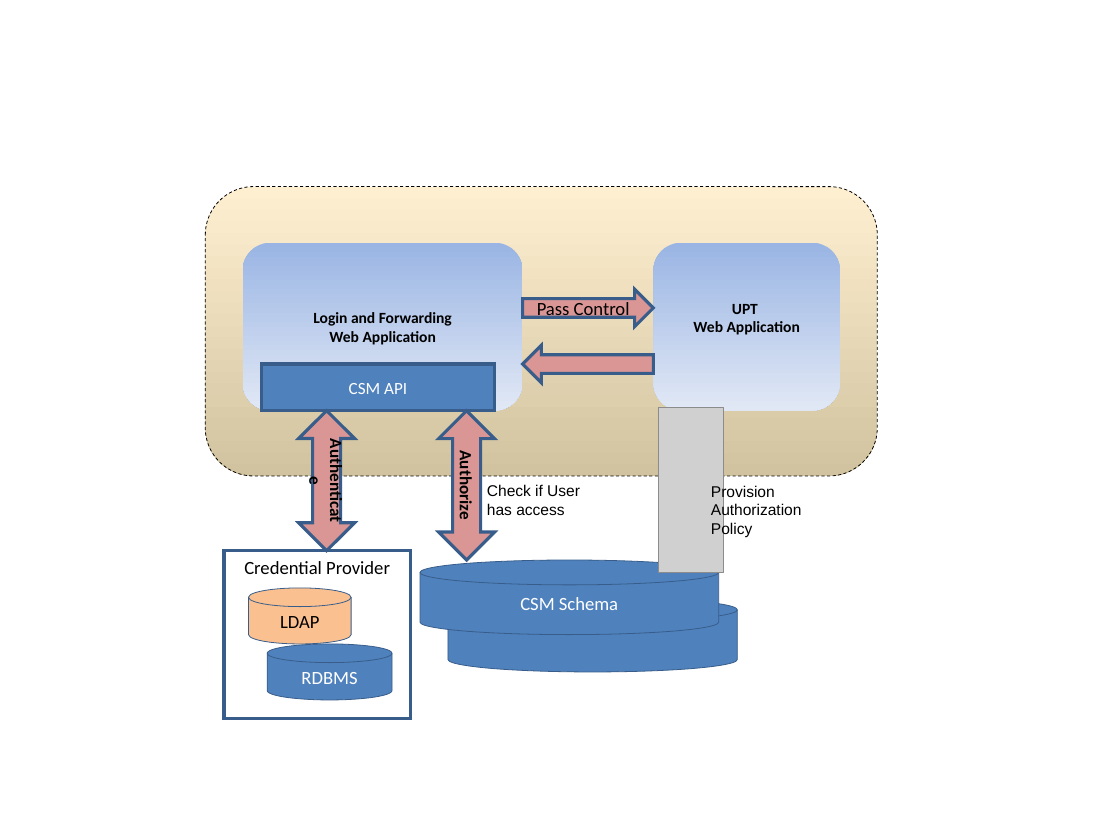
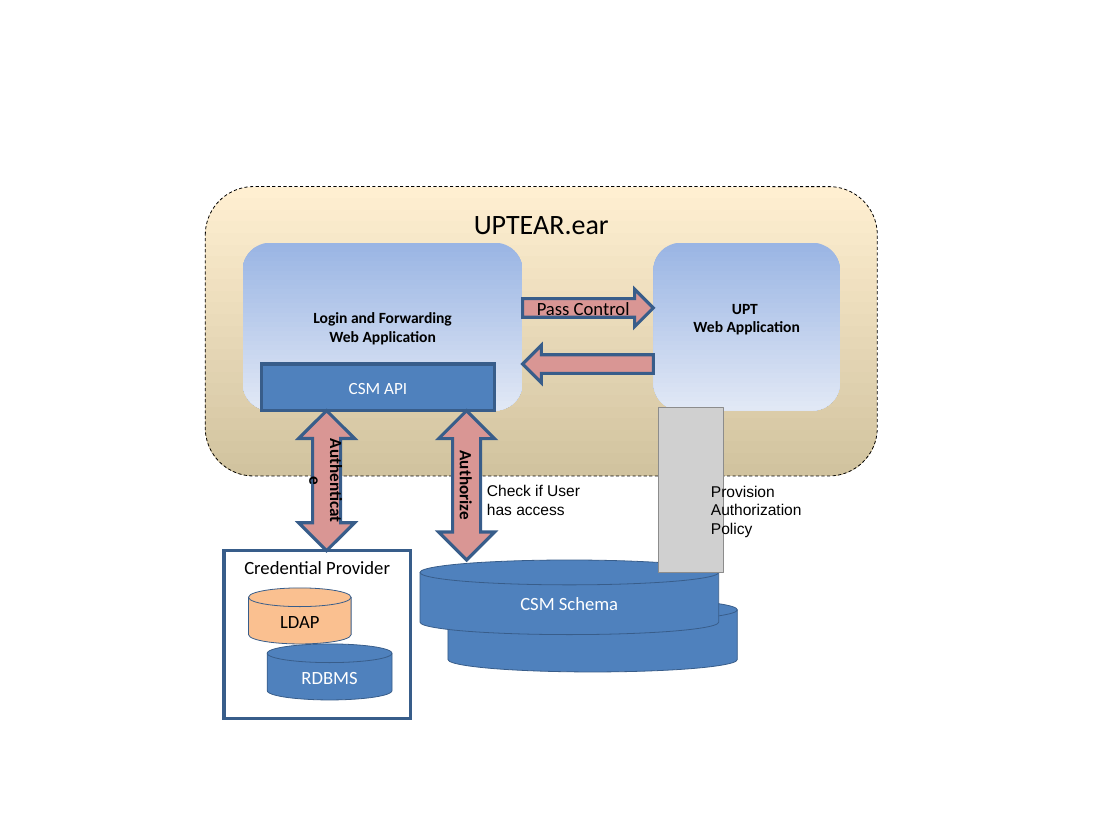
Before and after one commit to CBIIT/common-security-module-docs, a slide deck: slide 2 of CSM 4.2/Development/Design/Diagrams.ppt. Drawn at 1120x840 pixels with LibreOffice and Linux fonts; fonts in the diff are those of the drawing; grey boxes stand for pictures. Boxes give left, top, right and bottom in pixels: in the first picture for what was removed or moved away, otherwise in the second. Text is boxed around its words. In the diff, an @@ line names an element or a change of style, - is before the commit and + after.

```diff
--- a/CSM 4.2/Development/Design/Diagrams.ppt
+++ b/CSM 4.2/Development/Design/Diagrams.ppt
@@ text in rounded rectangle at box(474, 216, 609, 235): text added @@
+UPTEAR.ear
```
Also in this commit, not shown: 1 other file.
